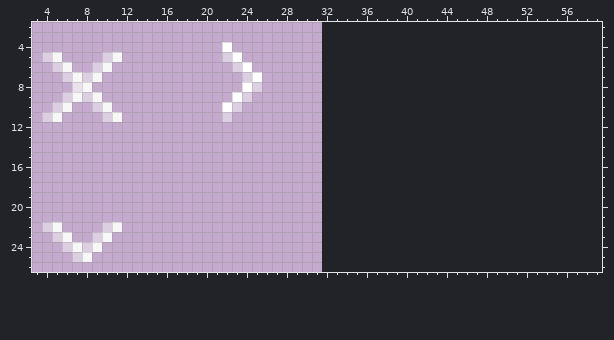
File history of a pixel-art sprite, assets/icons.png. The picture above was drawn from the file before the commit.
The file is 32x32 pixels. Colours within 5 levels of each other are drawn and written as one. Shown: x 3..59, y 2..26. The old version is drawn lined up with the new one, on the new canvas.
New version:
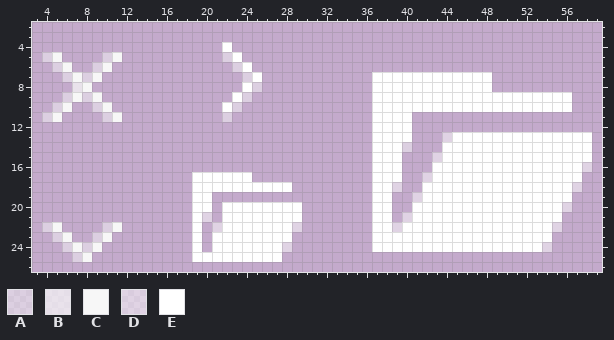
Palette (. is transparent): A #f7f7f77a  B #f7f7f7ba  C #f7f7f7  D #fbfbfb80  E #ffffff
Difference:
canvas 32x32 -> 64x32
@@ x 3..59 @@
  6 ..AC..AC............AE...................................
- 7 ...ACAC..............AE..................................
- 8 ....BC...............EA..................................
- 9 ...ACAC.............EA...................................
-10 ..AC..AC...........EA....................................
-11 .AC....AC..........A.....................................
-12 .........................................................
-13 .........................................................
-14 .........................................................
-15 .........................................................
-16 .........................................................
-17 .........................................................
-18 .........................................................
-19 .........................................................
-20 .........................................................
-21 .........................................................
-22 .AC....AC................................................
-23 ..AC..AC.................................................
-24 ...ACAC..................................................
-25 ....AC...................................................
+ 7 ...ACAC..............AE...........EEEEEEEEEEEE...........
+ 8 ....BC...............EA...........EEEEEEEEEEEE...........
+ 9 ...ACAC.............EA............EEEEEEEEEEEEEEEEEEEE...
+10 ..AC..AC...........EA.............EEEEEEEEEEEEEEEEEEEE...
+11 .AC....AC..........A..............EEEE...................
+12 ..................................EEEE...................
+13 ..................................EEEE...DEEEEEEEEEEEEEE.
+14 ..................................EEEA...EEEEEEEEEEEEEEE.
+15 ..................................EEE...DEEEEEEEEEEEEEEE.
+16 ..................................EEE...EEEEEEEEEEEEEEED.
+17 ................EEEEEE............EEE..DEEEEEEEEEEEEEEE..
+18 ................EEEEEEEEEE........EED..EEEEEEEEEEEEEEED..
+19 ................EE................EE..DEEEEEEEEEEEEEEE...
+20 ................EE.EEEEEEEE.......EE..EEEEEEEEEEEEEEED...
+21 ................ED.EEEEEEEE.......EE.DEEEEEEEEEEEEEEE....
+22 .AC....AC.......E.DEEEEEEED.......EEDEEEEEEEEEEEEEEED....
+23 ..AC..AC........E.EEEEEEEE........EEEEEEEEEEEEEEEEEE.....
+24 ...ACAC.........E.EEEEEEED........EEEEEEEEEEEEEEEEED.....
+25 ....AC..........EEEEEEEEE................................
 26 .........................................................
Pixel boxes of the changes (left, top, right, bottom) in both pictures:
added: (372, 72, 592, 252)
added: (192, 172, 302, 262)
